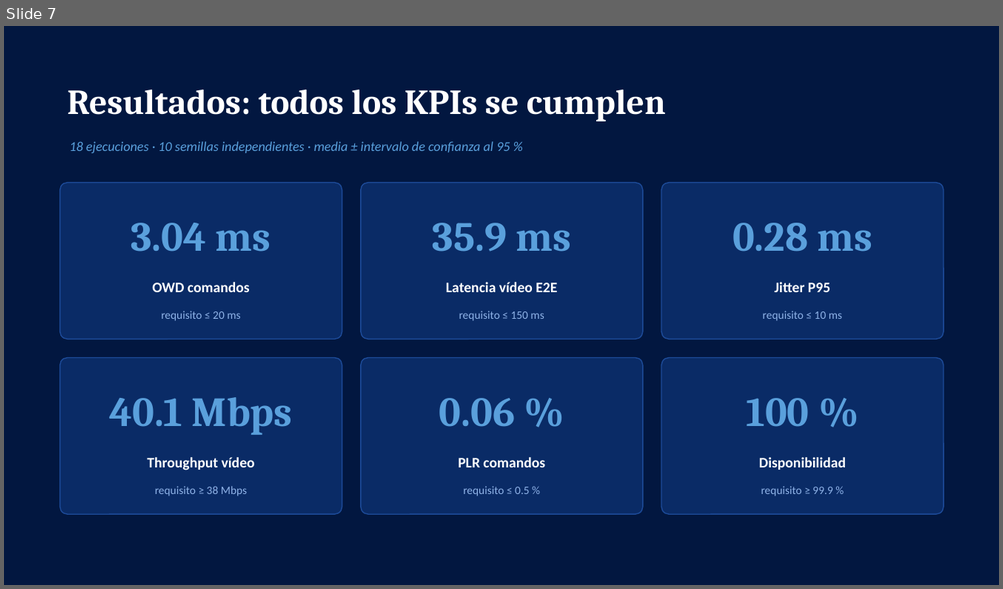
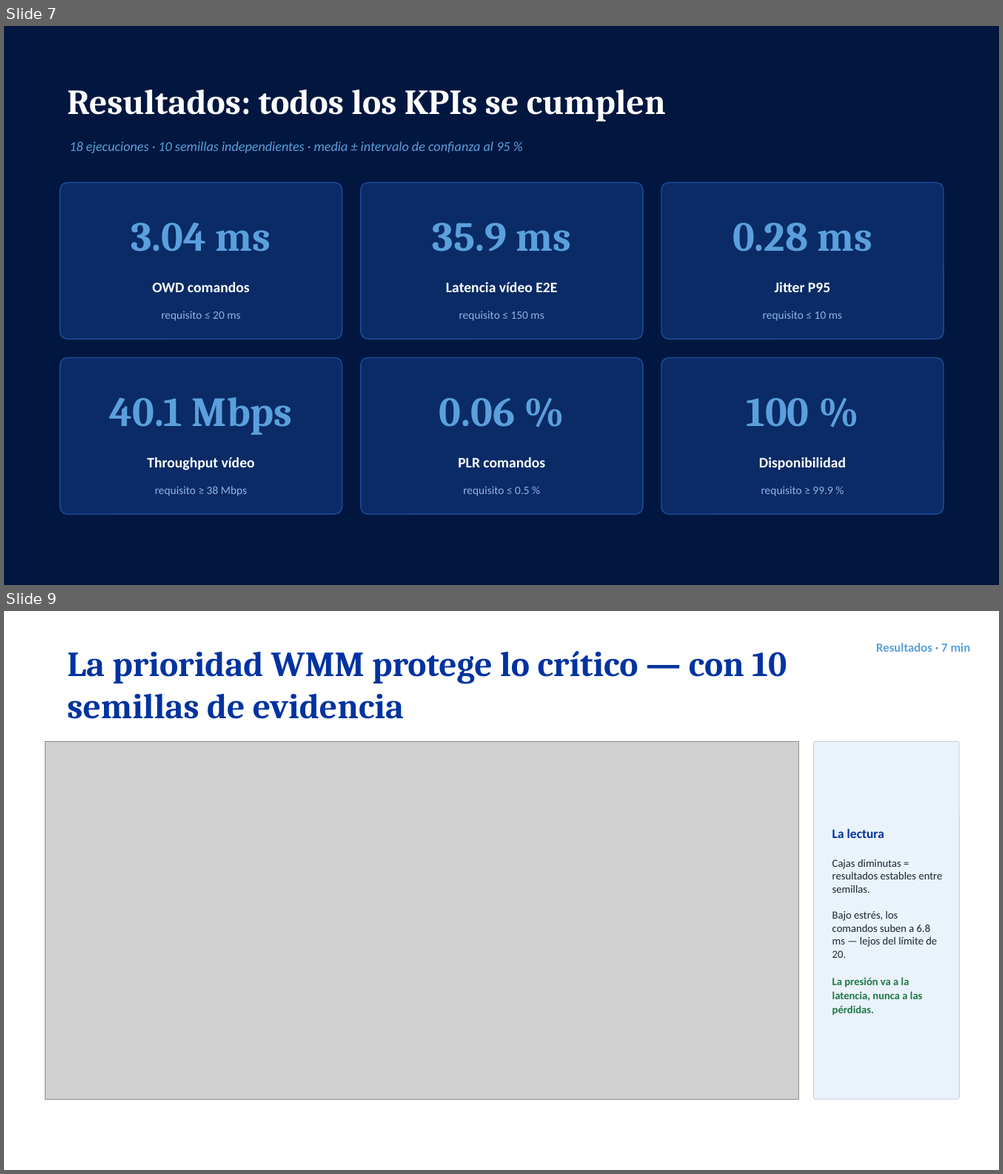
Before and after one commit to AdrianLopez012/tesis-lhd-802.11ac, a slide deck: fase4/presentacion/sustentacion_tesis.pptx. Shown one above the other, each under a label of ours: slide 7 before the commit, slides 7 and 9 after it; the slides between them are not shown. The pictures are 1003x589 and 1003x1174 pixels, drawn with LibreOffice and Linux fonts; fonts in the diff are those of the drawing; grey boxes stand for pictures. Boxes give left, top, right and bottom in pixels: in the first picture for what was removed or moved away, otherwise in the second. Text is boxed around its words. In the diff, an @@ line names an element or a change of style, - is before the commit and + after.

```diff
--- a/fase4/presentacion/sustentacion_tesis.pptx
+++ b/fase4/presentacion/sustentacion_tesis.pptx
@@ slide 9 added at (4,611,999,1170), background #FFFFFF @@
@@ text added at (67,651,786,719), 34 pt, text #0033A0, bold @@
+La prioridad WMM protege lo crítico — con 10 semillas de evidencia
@@ text added at (876,643,970,652), 12 pt, text #5AA0DC, bold @@
+Resultados · 7 min
@@ picture added at (45,741,799,1099) @@
@@ rounded rectangle added at (814,741,959,1099), fill #EAF2FB, outline #C7D3E2 0.75 pt @@
@@ text added at (832,829,942,1016), 10.5 pt, text #1A2733 @@
+La lectura
+Cajas diminutas = resultados estables entre semillas.
+Bajo estrés, los comandos suben a 6.8 ms — lejos del límite de 20.
+La presión va a la latencia, nunca a las pérdidas.
```
Also in this commit, not shown: 10 slides changed, 1 slide removed, 11 other files.
